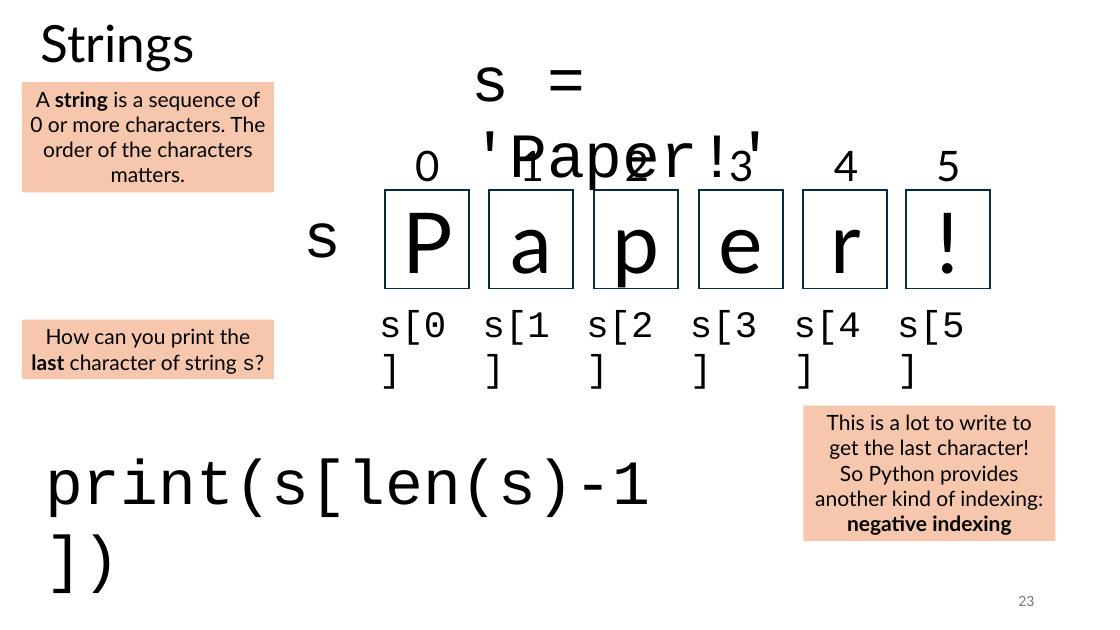
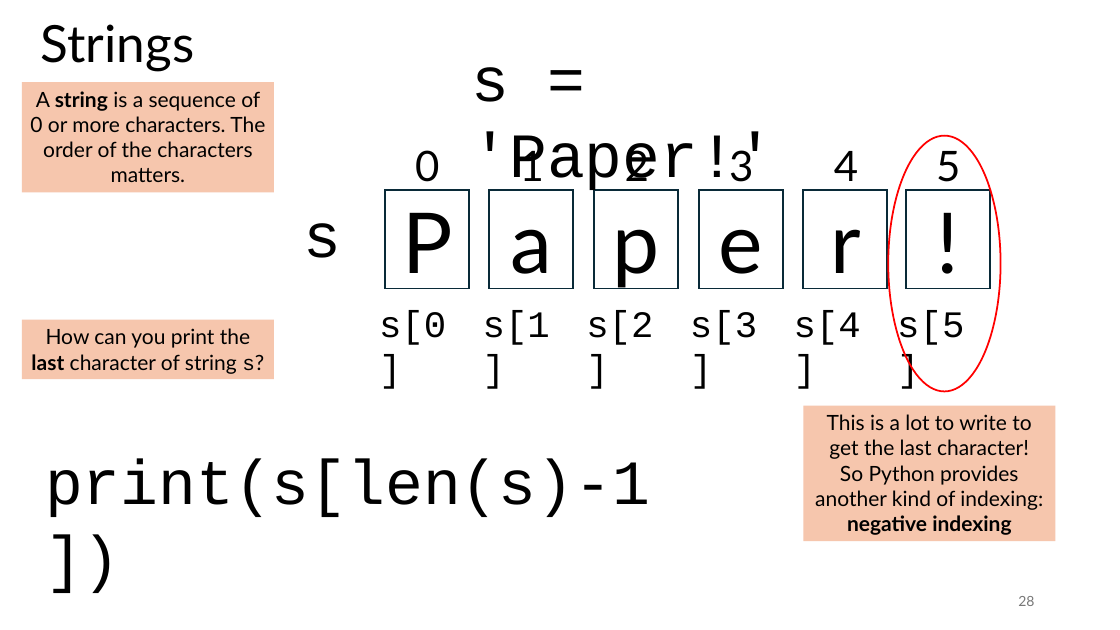
Before and after one commit to tjd1234/cmpt120spring2026, a slide deck: slide 28 of lecture_notes/chapter8/chapter8.pptx (slide 23 before the commit). Drawn at 1120x630 pixels with LibreOffice and Linux fonts; fonts in the diff are those of the drawing. Boxes give left, top, right and bottom in pixels: in the first picture for what was removed or moved away, otherwise in the second. Text is boxed around its words. In the diff, an @@ line names an element or a change of style, - is before the commit and + after.

```diff
--- a/lecture_notes/chapter8/chapter8.pptx
+++ b/lecture_notes/chapter8/chapter8.pptx
@@ ellipse added at [888,135,1001,392], outline #FF0000 1.5 pt @@
@@ page number at [1018,596,1034,606]: text changed @@
-23
+28
```
Also in this commit, not shown: 9 other slides changed, 5 slides added, 4 other files.
